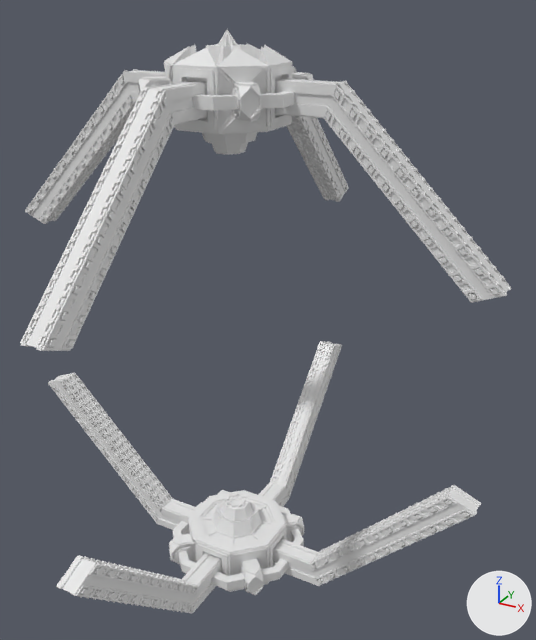
The glTF model 2-Units/Structures/Gateway.glb as it was, and as the next commit left it.
One viewpoint serves both versions: a 50 mm camera at (0.602, -0.973, 0.546) aimed at (0.043, 0.043, 0.038). The axes (+X, +Y, +Z) are drawn at lower right. The lights are the same throughout. The older version comes first. Materials are left out; every surface is plain grey. Vertices at exactly the same position are counted once.

The first picture shows 'Gateway'.
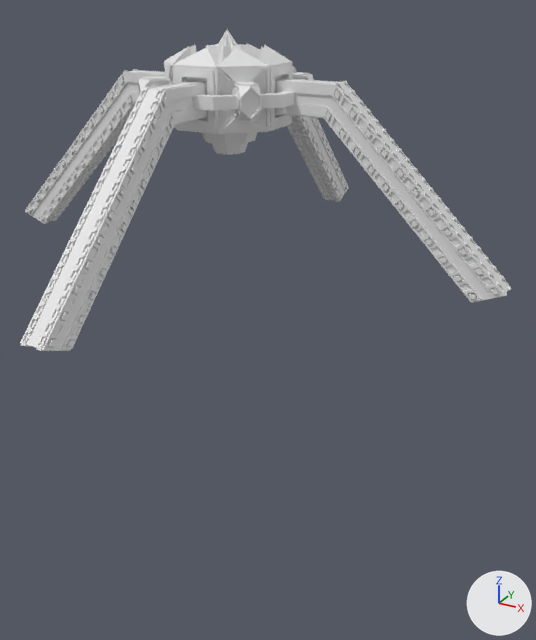
Where the change shows, as pixel boxes (x1, y1, x2, y2) in the pictures (536 x 640 px):
```json
{"object": "Gateway", "change": "reshaped", "before": [20, 30, 512, 614], "after": [20, 30, 512, 351], "on screen": "45% shorter"}
{"part": 1, "of": "me_gateway", "change": "deleted", "before": [48, 341, 481, 614]}
```

Scene script edits in JSON lines:
```json
{"block": "me_gateway", "where": "# used by ob_gateway; location = (0.0, 0.0, 0.0)"}
{"op": "remove", "block": "me_gateway", "code": "me_gateway.from_pydata(...)  # 33682 vertices, 67596 faces; spans x -0.436..0.436, y -0.436..0.436, z -0.5..0.5"}
{"op": "add", "block": "me_gateway", "code": "me_gateway.from_pydata(...)  # 16841 vertices, 33798 faces; spans x -0.436..0.436, y -0.436..0.436, z 0.16..0.5"}
{"block": "me_gateway", "change": "me_gateway part 1: 6 loose pieces with 16841 vertices, spanning x -0.436..0.436, y -0.436..0.436, z -0.5..-0.16, are deleted"}
```
